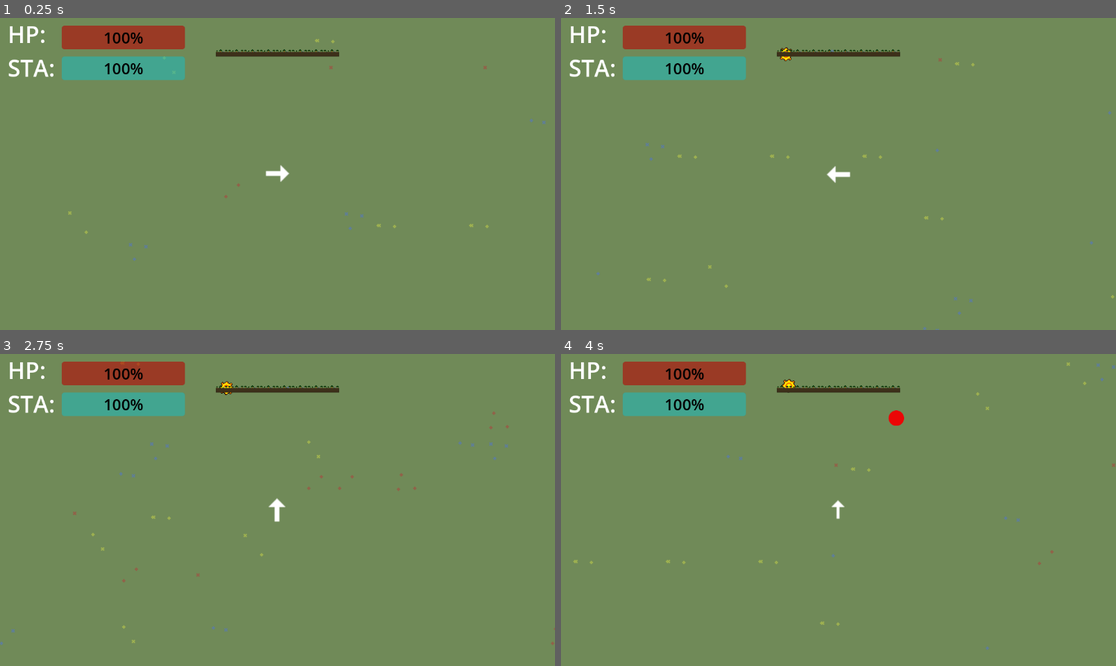
Above: before the commit, frames 1-4 (two rows, left to right).
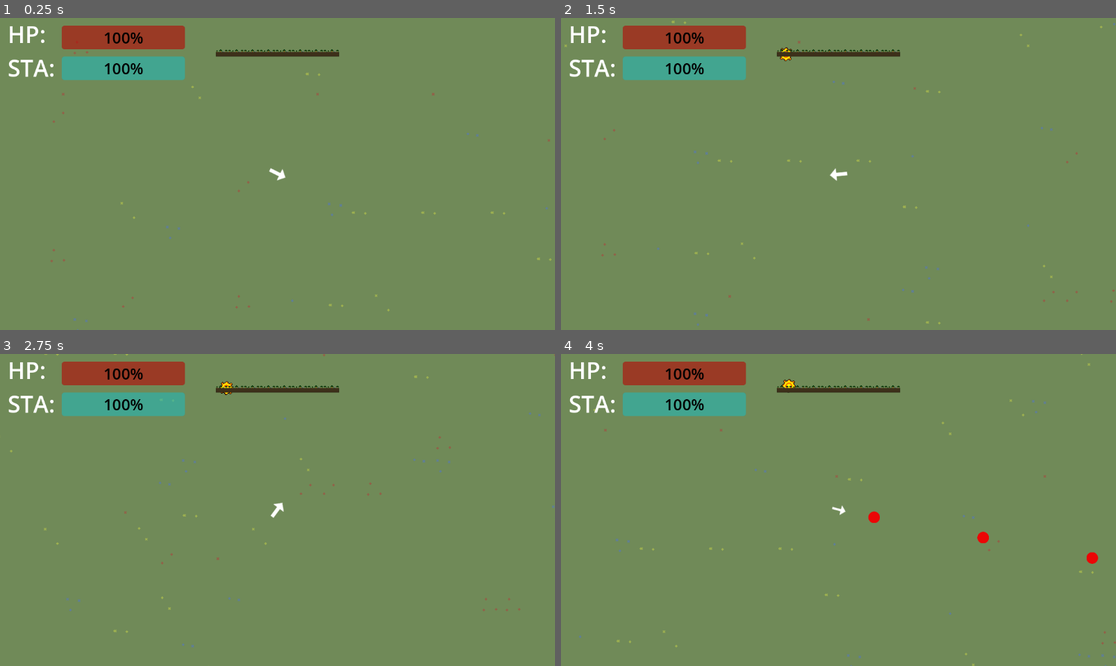
Above: after the commit, the same moments.

Repository: requestforcriticism/escape-velocity
Game: Godot game, scene res://levels/main/main.tscn
Two runs of this game, one before a commit and one after it. Both use one fixed random seed, a clock stepped at 60 frames per second and the inputs below.
Inputs (mouse positions are in pixels of both pictures, inside the frame that each line leads up to):
- Up to frame 1 (0.25 s): no input
- Up to frame 2 (1.5 s): tap Enter at 0.5 s; move the mouse to (960, 158) at 0.52 s; hold D (move_right) 0.53-1.28 s; tap Down (look_down) at 0.6 s; tap Left (look_left) at 0.8, 1.35 s; move the mouse to (727, 189) at 1.27 s; hold S (move_down) from 1.28 s (still down)
- Up to frame 3 (2.75 s): tap Right (look_right) at 1.55, 2.1 s; move the mouse to (333, 441) at 2.02 s; release S (move_down) at 2.03 s; hold D (move_right) from 2.03 s (still down); tap Up (look_up) at 2.3 s
- Up to frame 4 (4 s): move the mouse to (810, 572) at 2.77 s; release D (move_right) at 2.78 s; hold W (move_up) 2.78-3.53 s; tap Up (look_up) at 2.85 s; click (810, 572) at 3.05 s; move the mouse to (1005, 556) at 3.52 s; press the mouse at (1005, 556) at 3.53 s; hold A (move_left) from 3.53 s (still down); tap Space (shoot, bound only before the commit) at 3.8 s

The runs differ from the first frame. In frame 1, 0.3% of the frame differs, in the area x 9-100%, y 6-100%; in frame 2, 0.3%; in frame 3, 0.4%; in frame 4, 0.6%, in the area x 2-100%, y 0-100%.

Commit message:
made bullets shoot from player and not main.

Diff:
--- a/components/playerBullet/player_bullet.gd
+++ b/components/playerBullet/player_bullet.gd
@@ -1,6 +1,6 @@
 extends Area2D
 
-@export var speed = 500
+@export var speed = 800
 @export var direction:Vector2
 
 func _ready():
--- a/entities/player/player.gd
+++ b/entities/player/player.gd
@@ -1,9 +1,11 @@
 extends CharacterBody2D
+
+@export var playerBullet : PackedScene
 
 signal on_chunk_changed
 signal stamina_changed
 signal health_changed
-signal shoot
+#signal shoot
 
 @export var tile_size = 32
 @export var chunk_size = 32
@@ -27,6 +29,8 @@
 var ang
 var lastlook
 var shootRdy:bool
+var Whereismousy
+var lastMouse
 
 func pos_to_chunk(x, y):
 	var tile_x = floor(x / tile_size)
@@ -36,7 +40,9 @@
 	return Vector2(chunk_x, chunk_y)
 
 func _ready():
+	looking = Vector2(1,0)
 	lastlook = Vector2(1,0)
+	lastMouse = Vector2(1,0)
 	shootRdy = true
 	$AnimatedSprite2D.animation = "walking"
 	dashRdy =true
@@ -79,17 +85,34 @@
 	else:
 		position += (velocity) * delta
 
+
+	#Where are we looking?
+	Whereismousy = get_global_mouse_position()
+	if Whereismousy != lastMouse:
+		looking = (Whereismousy-global_position).normalized()
+		lastMouse = Whereismousy
 	#where is the player looking?
-	looking = Input.get_vector("look_left","look_right","look_up","look_down")
+	if Input.get_vector("look_left","look_right","look_up","look_down") != Vector2.ZERO:
+		looking = Input.get_vector("look_left","look_right","look_up","look_down")
 	if looking != Vector2.ZERO:
 		rotation = looking.angle()
-		lastlook = looking.normalized()
+		lastlook = looking# .normalized()
 
 	#logic for shooting
 	if Input.is_action_pressed("shoot") && shootRdy == true:
-		shoot.emit($Marker2D.global_position,lastlook.x,lastlook.y)
+		var new_bullet = playerBullet.instantiate()
+		new_bullet.position = $Marker2D.global_position
+		new_bullet.direction = lastlook.normalized()
+		add_sibling(new_bullet)
+				#shoot.emit($Marker2D.global_position,lastlook.x,lastlook.y)
 		shootRdy = false
 		$ShootTimer.start()
+
+
+
+
+
+
 
 	#logic for dashing
 	if dashRdy == true && Input.is_action_just_pressed("dash") && currentStamina > dashStaminaCost:
@@ -139,7 +162,6 @@
 	if currentHealth < maxHealth:
 		currentHealth += healthRegen
 		health_changed.emit(currentHealth,maxHealth)
-	pass # Replace with function body.
 
 #func _on_area_2d_body_entered(body: Node2D) -> void:
 	#currentHealth += -10
@@ -151,13 +173,11 @@
 
 func _on_dash_wait_timeout() -> void:
 	dashRdy =true
-	pass # Replace with function body.
 
 
 func _on_shoot_timer_timeout() -> void:
 	shootRdy = true
 	$ShootTimer.stop()
-	pass # Replace with function body.
 
 
 func _on_area_2d_area_entered(area: Area2D) -> void:
--- a/entities/player/player.tscn
+++ b/entities/player/player.tscn
@@ -1,8 +1,9 @@
-[gd_scene load_steps=10 format=3 uid="uid://ctcrca36054ed"]
+[gd_scene load_steps=11 format=3 uid="uid://ctcrca36054ed"]
 
 [ext_resource type="Script" path="res://entities/player/player.gd" id="1_cefws"]
 [ext_resource type="Texture2D" uid="uid://ctm4dy1kv1utq" path="res://entities/player/Fire Arrow.png" id="2_1ikru"]
 [ext_resource type="Texture2D" uid="uid://dgsjeqkyn26xp" path="res://entities/player/Arrows.png" id="2_ovosx"]
+[ext_resource type="PackedScene" uid="uid://4xrk0xcxfw6e" path="res://components/playerBullet/player_bullet.tscn" id="2_y1ein"]
 
 [sub_resource type="RectangleShape2D" id="RectangleShape2D_ht3oy"]
 size = Vector2(24, 18)
@@ -50,6 +51,7 @@
 
 [node name="player" type="CharacterBody2D"]
 script = ExtResource("1_cefws")
+playerBullet = ExtResource("2_y1ein")
 speed = 300
 
 [node name="Area2D" type="Area2D" parent="."]
--- a/levels/main/main.gd
+++ b/levels/main/main.gd
@@ -27,10 +27,10 @@
 	pass
 
 
-func _on_player_shoot(pos,lookx,looky) -> void:
-	var new_bullet = playerBullet.instantiate()
-	var looking = Vector2(lookx,looky)
-	new_bullet.position = pos
-	new_bullet.direction = looking
-	#new_bullet.velocity = looking
-	add_child(new_bullet)
+#func _on_player_shoot(pos,lookx,looky) -> void:
+	#var new_bullet = playerBullet.instantiate()
+	#var looking = Vector2(lookx,looky)
+	#new_bullet.position = pos
+	#new_bullet.direction = looking
+	##new_bullet.velocity = looking
+	#add_child(new_bullet)
--- a/levels/main/main.tscn
+++ b/levels/main/main.tscn
@@ -15,11 +15,10 @@
 [node name="player" parent="." instance=ExtResource("2_7kw1c")]
 
 [node name="Camera2D" type="Camera2D" parent="player"]
-zoom = Vector2(2, 2)
+zoom = Vector2(1.5, 1.5)
 
 [node name="hud" parent="player/Camera2D" instance=ExtResource("4_us57y")]
 
 [connection signal="health_changed" from="player" to="player/Camera2D/hud" method="_on_player_health_changed"]
 [connection signal="on_chunk_changed" from="player" to="grass_level" method="_on_player_on_chunk_changed"]
-[connection signal="shoot" from="player" to="." method="_on_player_shoot"]
 [connection signal="stamina_changed" from="player" to="player/Camera2D/hud" method="_on_player_stamina_changed"]
--- a/project.godot
+++ b/project.godot
@@ -81,8 +81,12 @@
 shoot={
 "deadzone": 0.5,
 "events": [Object(InputEventJoypadButton,"resource_local_to_scene":false,"resource_name":"","device":-1,"button_index":7,"pressure":0.0,"pressed":true,"script":null)
-, Object(InputEventKey,"resource_local_to_scene":false,"resource_name":"","device":-1,"window_id":0,"alt_pressed":false,"shift_pressed":false,"ctrl_pressed":false,"meta_pressed":false,"pressed":false,"keycode":0,"physical_keycode":32,"key_label":0,"unicode":32,"location":0,"echo":false,"script":null)
+, Object(InputEventMouseButton,"resource_local_to_scene":false,"resource_name":"","device":-1,"window_id":0,"alt_pressed":false,"shift_pressed":false,"ctrl_pressed":false,"meta_pressed":false,"button_mask":1,"position":Vector2(135, 10),"global_position":Vector2(144, 56),"factor":1.0,"button_index":1,"canceled":false,"pressed":true,"double_click":false,"script":null)
 ]
+}
+mouse={
+"deadzone": 0.5,
+"events": []
 }
 
 [layer_names]
